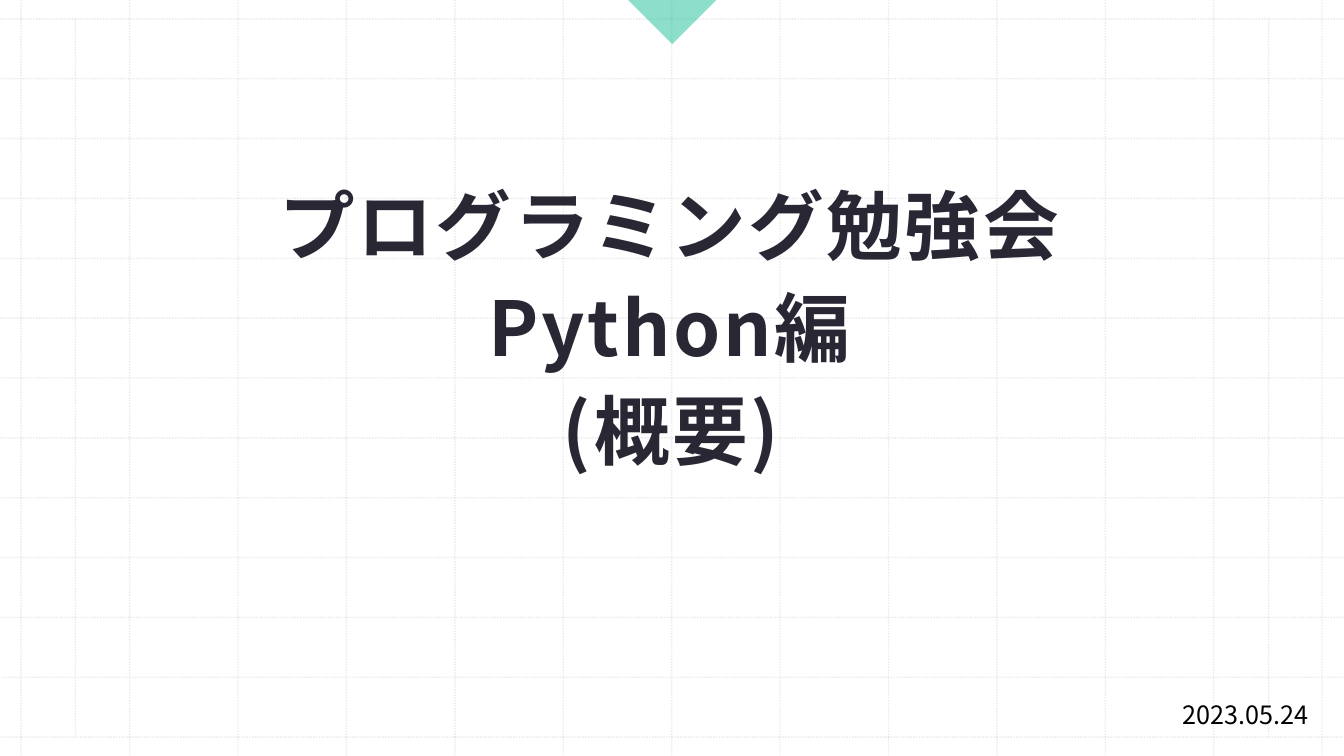
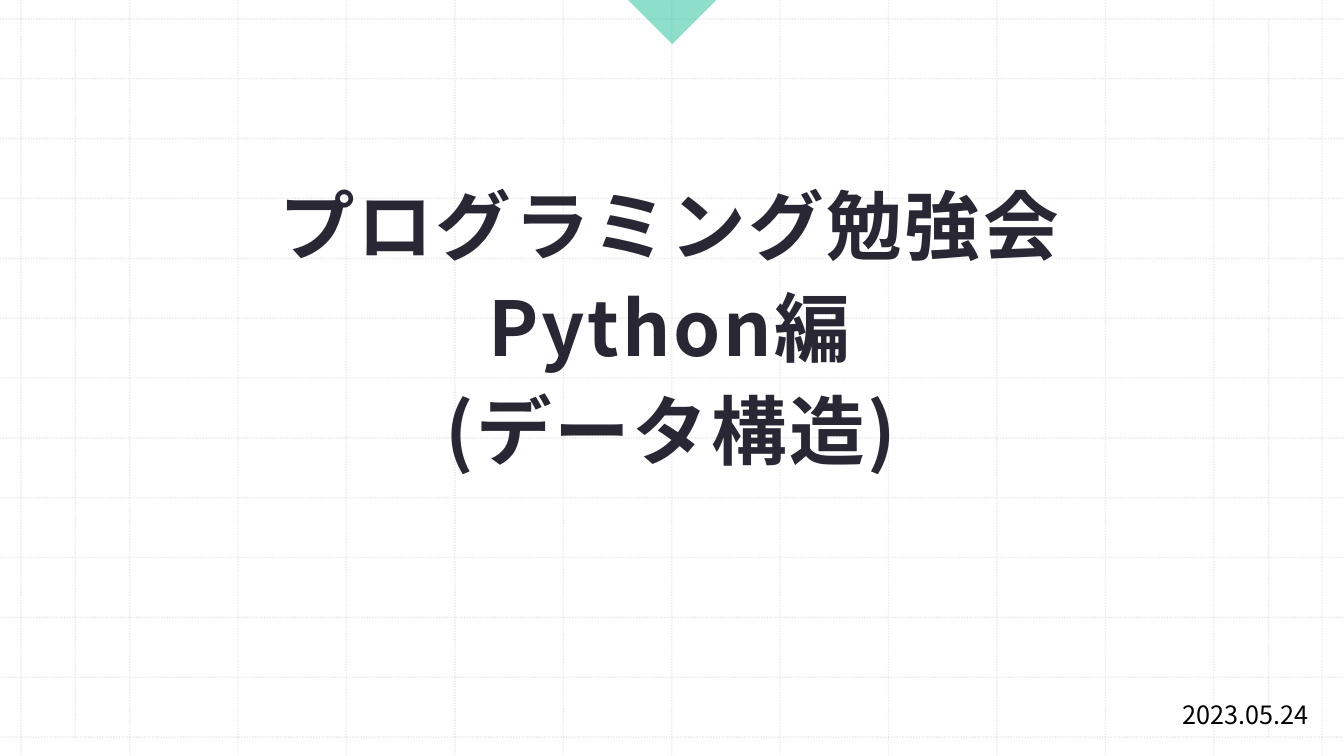
Before and after one commit to Shohei1129/Python_traning, a slide deck: slide 1 of プログラミング勉強会Python編(4.データ構造).pptx. Drawn at 1344x756 pixels with LibreOffice and Linux fonts; fonts in the diff are those of the drawing. Boxes give left, top, right and bottom in pixels: in the first picture for what was removed or moved away, otherwise in the second. Text is boxed around its words. In the diff, an @@ line names an element or a change of style, - is before the commit and + after.

```diff
--- a/プログラミング勉強会Python編(4.データ構造).pptx
+++ b/プログラミング勉強会Python編(4.データ構造).pptx
@@ title at <box>280,189,1059,474</box>: text changed @@
-プログラミング勉強会
-Python編
-(概要)
+プログラミング勉強会
+Python編
+(データ構造)
```
Also in this commit, not shown: 1 other slide changed, 4 slides added, 23 slides removed, 29 other files.
